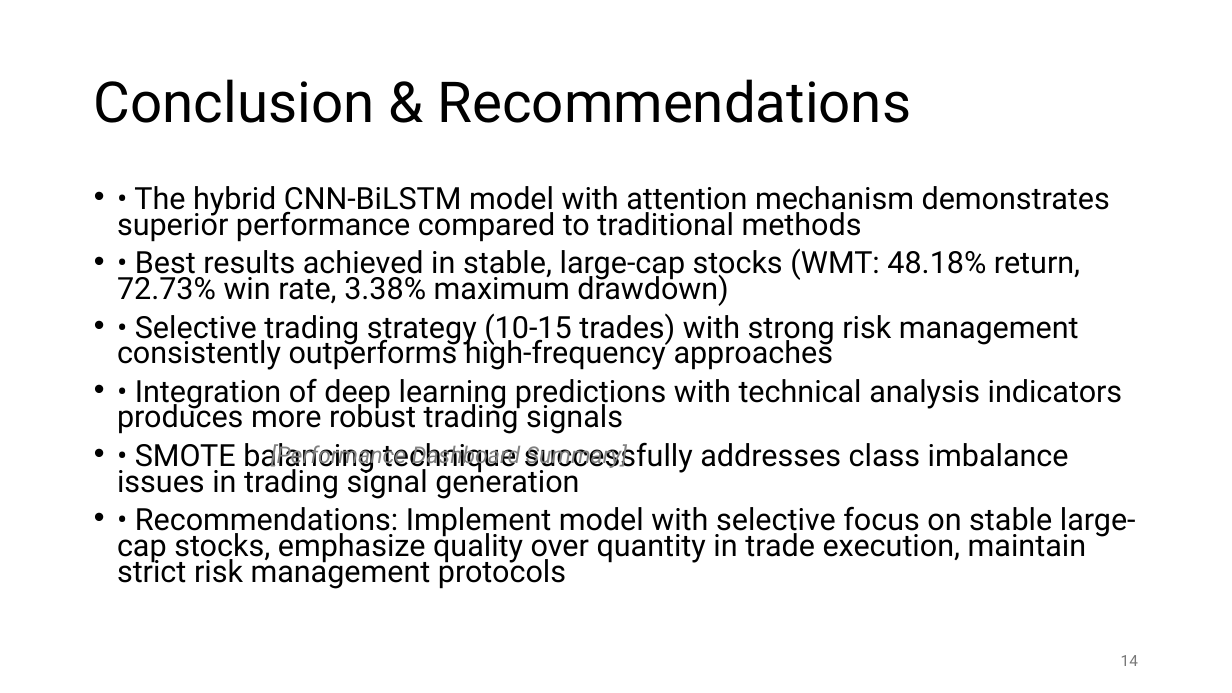
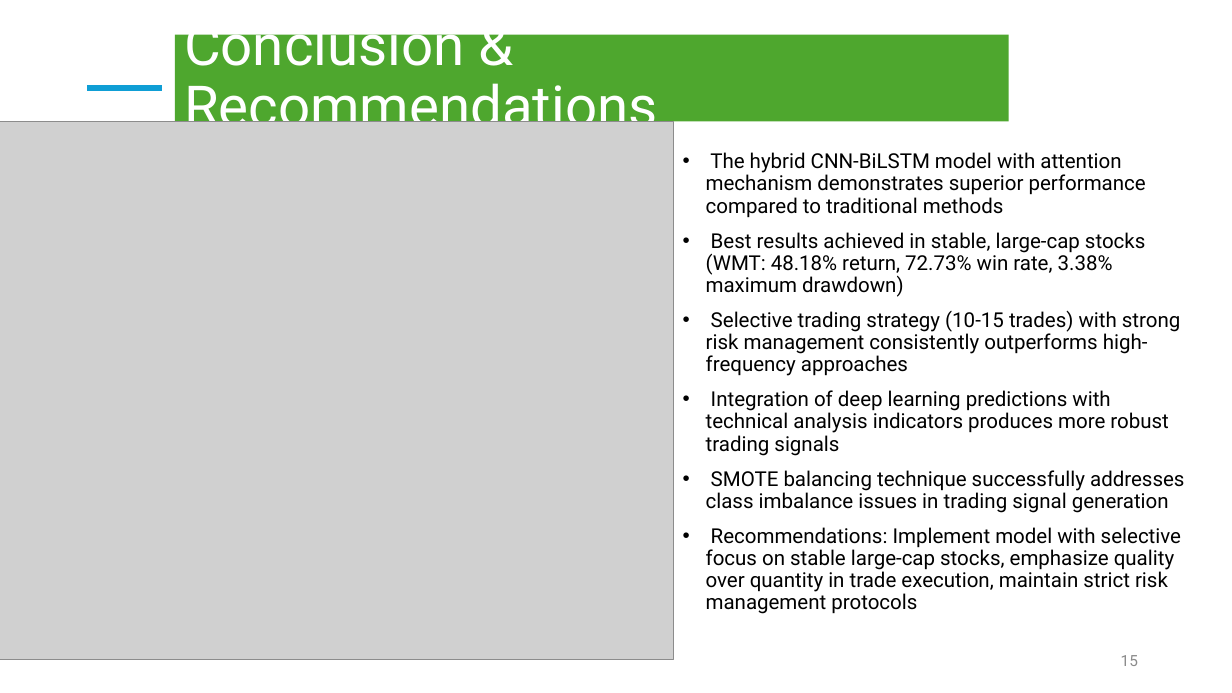
Before and after one commit to BiniamD/Class, a slide deck: slide 15 of SPRING -2025/ADTA 5900 - Advanced Data Analytics Capstone/Deep_Learning_Trading_Signal_Generation.pptx (slide 14 before the commit). Drawn at 1232x693 pixels with LibreOffice and Linux fonts; fonts in the diff are those of the drawing; grey boxes stand for pictures. Boxes give left, top, right and bottom in pixels: in the first picture for what was removed or moved away, otherwise in the second. Text is boxed around its words. In the diff, an @@ line names an element or a change of style, - is before the commit and + after.

```diff
--- a/SPRING -2025/ADTA 5900 - Advanced Data Analytics Capstone/Deep_Learning_Trading_Signal_Generation.pptx
+++ b/SPRING -2025/ADTA 5900 - Advanced Data Analytics Capstone/Deep_Learning_Trading_Signal_Generation.pptx
@@ title "Conclusion & Recommendations": place and size @@
-title "Conclusion & Recommendations" at <box>94,79,912,123</box>
+title "Conclusion & Recommendations" at <box>175,35,1008,122</box>
@@ title "Conclusion & Recommendations" at <box>175,35,1008,122</box>: text colour #000000 to #FFFFFF; fill none to #4EA72E @@
@@ line added from (88, 88) to (162, 88), #0F9ED5 4.5 pt @@
@@ picture added at <box>0,121,674,660</box> @@
@@ text at <box>706,152,1184,614</box>: text changed; size 23.8 to 16 pt @@
-• • The hybrid CNN-BiLSTM model with attention mechanism demonstrates superior performance compared to traditional methods
-• • Best results achieved in stable, large-cap stocks (WMT: 48.18% return, 72.73% win rate, 3.38% maximum drawdown)
-• • Selective trading strategy (10-15 trades) with strong risk management consistently outperforms high-frequency approaches
-• • Integration of deep learning predictions with technical analysis indicators produces more robust trading signals
-• • SMOTE balancing technique successfully addresses class imbalance issues in trading signal generation
-• • Recommendations: Implement model with selective focus on stable large-cap stocks, emphasize quality over quantity in trade execution, maintain strict risk management protocols
+• The hybrid CNN-BiLSTM model with attention mechanism demonstrates superior performance compared to traditional methods
+• Best results achieved in stable, large-cap stocks (WMT: 48.18% return, 72.73% win rate, 3.38% maximum drawdown)
+• Selective trading strategy (10-15 trades) with strong risk management consistently outperforms high-frequency approaches
+• Integration of deep learning predictions with technical analysis indicators produces more robust trading signals
+• SMOTE balancing technique successfully addresses class imbalance issues in trading signal generation
+• Recommendations: Implement model with selective focus on stable large-cap stocks, emphasize quality over quantity in trade execution, maintain strict risk management protocols
@@ text removed at <box>271,443,627,469</box> @@
-[Performance Dashboard Summary]
@@ page number at <box>1121,655,1138,666</box>: text changed; text colour #797979 to #8C8C8C @@
-14
+15
```
Also in this commit, not shown: 16 other slides changed, 1 slide added, 1 other file.
